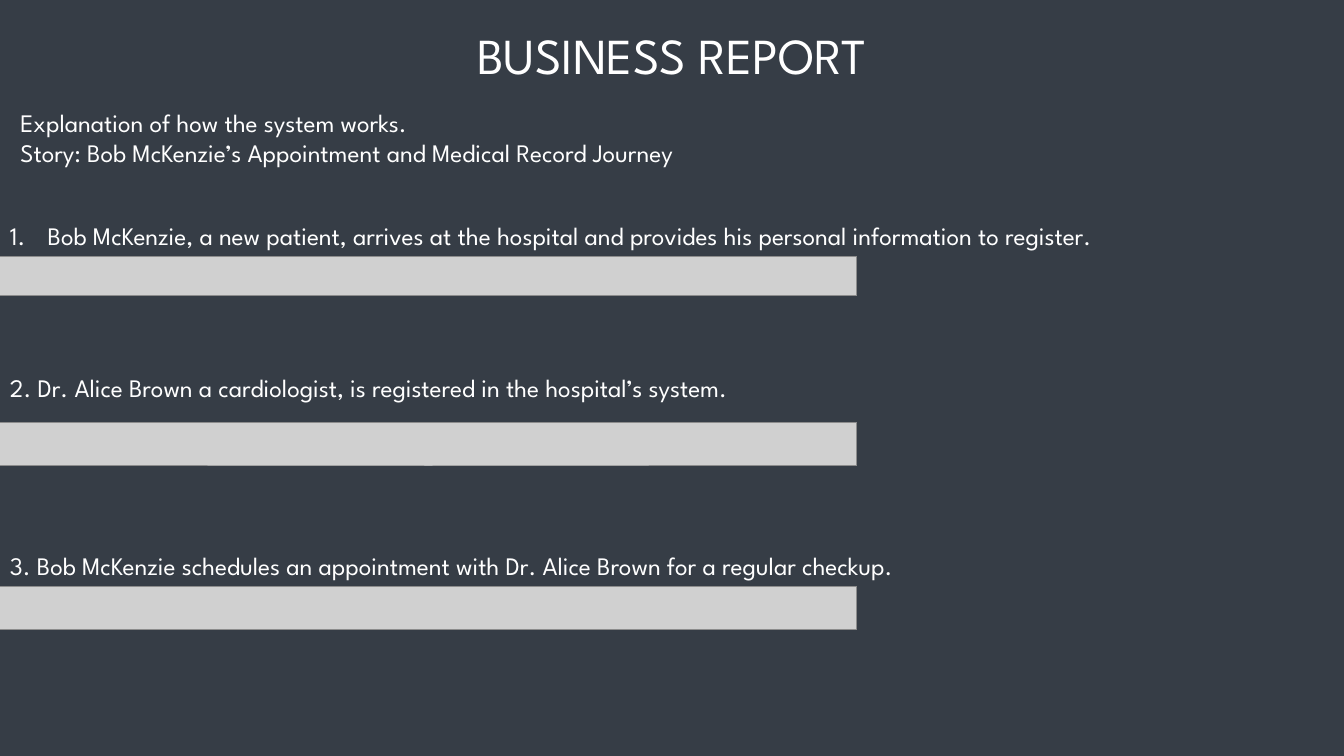
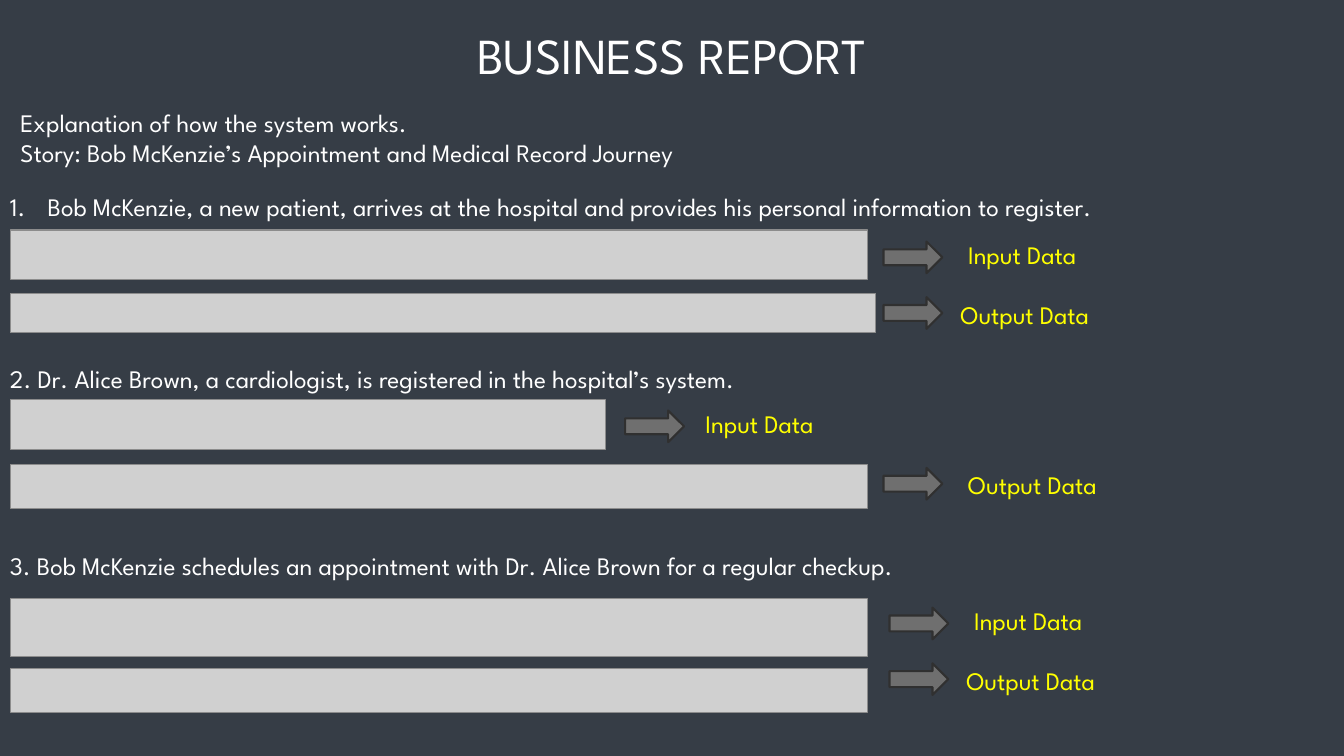
Before and after one commit to RenanAQ/TransferFiles, a slide deck: slide 6 of DBS-Final/DBS211_Presentation_Group4.pptx. Drawn at 1344x756 pixels with LibreOffice and Linux fonts; fonts in the diff are those of the drawing; grey boxes stand for pictures. Boxes give left, top, right and bottom in pixels: in the first picture for what was removed or moved away, otherwise in the second. Text is boxed around its words. In the diff, an @@ line names an element or a change of style, - is before the commit and + after.

```diff
--- a/DBS-Final/DBS211_Presentation_Group4.pptx
+++ b/DBS-Final/DBS211_Presentation_Group4.pptx
@@ text "Bob McKenzie, a new patient, ...": place and size @@
-text "Bob McKenzie, a new patient, ..." at (48, 227, 1091, 251)
+text "Bob McKenzie, a new patient, ..." at (48, 198, 1091, 222)
@@ picture: place and size @@
-picture at (0, 256, 857, 295)
+picture at (10, 293, 875, 333)
@@ group added at (10, 230, 1089, 330): 2 texts, 2 right arrows, 1 picture @@
+Input Data
+Output Data
@@ text at (10, 370, 734, 394): text changed @@
-2. Dr. Alice Brown a cardiologist, is registered in the hospital’s system.
+2. Dr. Alice Brown, a cardiologist, is registered in the hospital’s system.
@@ picture: place and size @@
-picture at (0, 422, 857, 466)
+picture at (10, 465, 867, 508)
@@ group added at (10, 400, 1097, 500): 2 texts, 2 right arrows, 1 picture @@
+Input Data
+Output Data
@@ picture added at (10, 599, 867, 657) @@
@@ right arrow added at (889, 608, 948, 639), fill #6F6F6F, outline #313131 1.5 pt @@
@@ text added at (974, 613, 1082, 636), 18 pt, text #FFFF00 @@
+Input Data
@@ picture: place and size @@
-picture at (0, 587, 857, 630)
+picture at (10, 669, 867, 713)
@@ right arrow added at (889, 663, 948, 695), fill #6F6F6F, outline #313131 1.5 pt @@
@@ text added at (966, 673, 1095, 696), 18 pt, text #FFFF00 @@
+Output Data
```
Also in this commit, not shown: 3 other slides changed, 3 other files.
